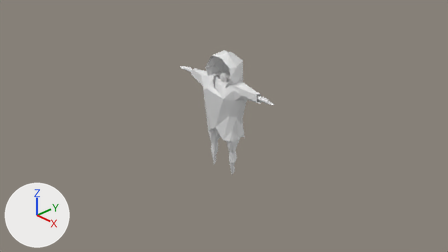
What one commit did to the Blender file maybraid/art/characters/clothes/hood.blend.
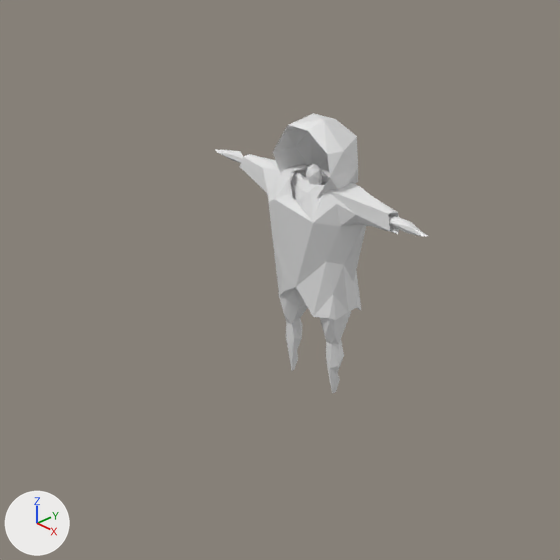
Each version is shown from the file's camera 'Camera', then close up on the part from 19% to 74% of the width and 0% to 99% of the height. Arrows for +X, +Y and +Z are at lower left; the lights stay in place. The older version's two pictures come first.

Names of what the first close-up shows: 'Hood', 'Icosphere.011', 'Tunic'.
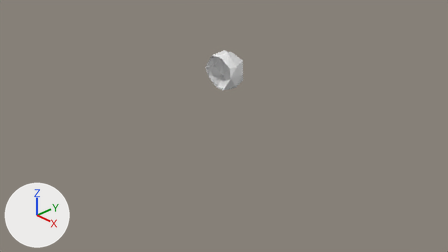
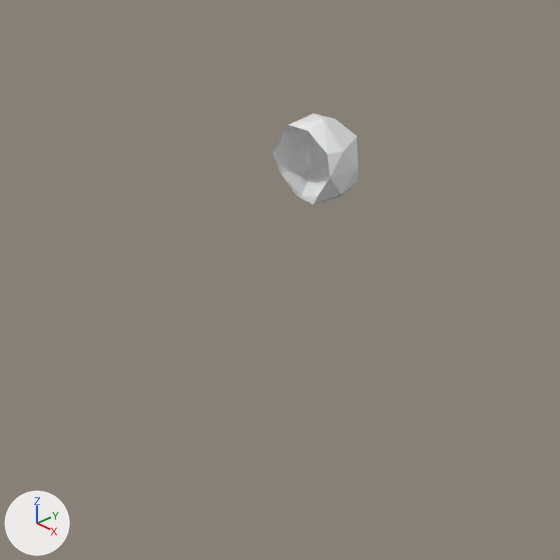
What the commit changed:
Object 'Icosphere.011' (ob_icosphere_011) is deleted.
Object 'Tunic' (ob_tunic) is deleted.

Changed parts and their boxes (x1, y1, x2, y2) in the close-ups (560 x 560 px):
'Tunic', deleted: before (239, 154, 399, 320)
'Icosphere.011', deleted: before (216, 150, 428, 393)
